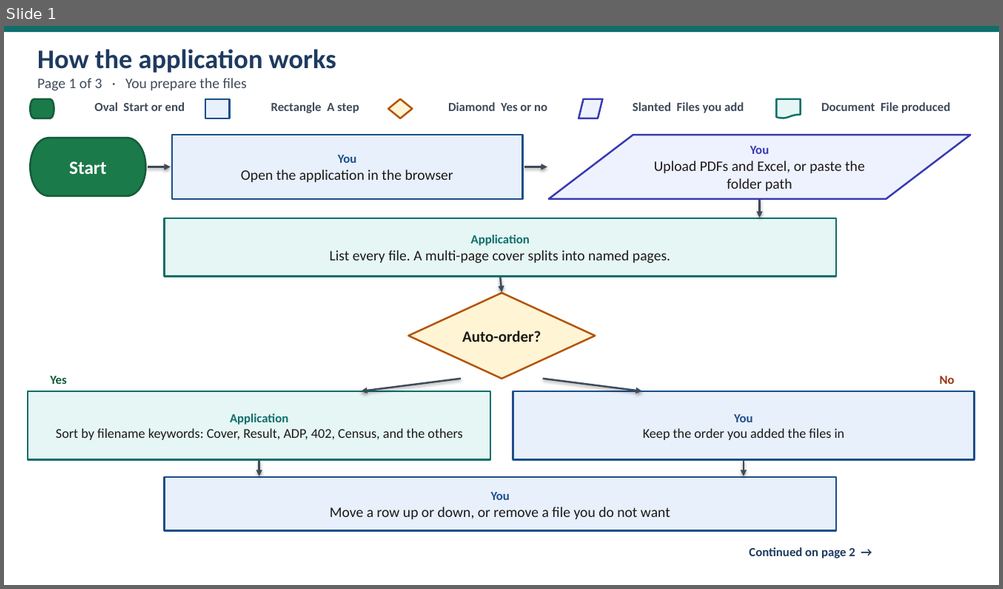
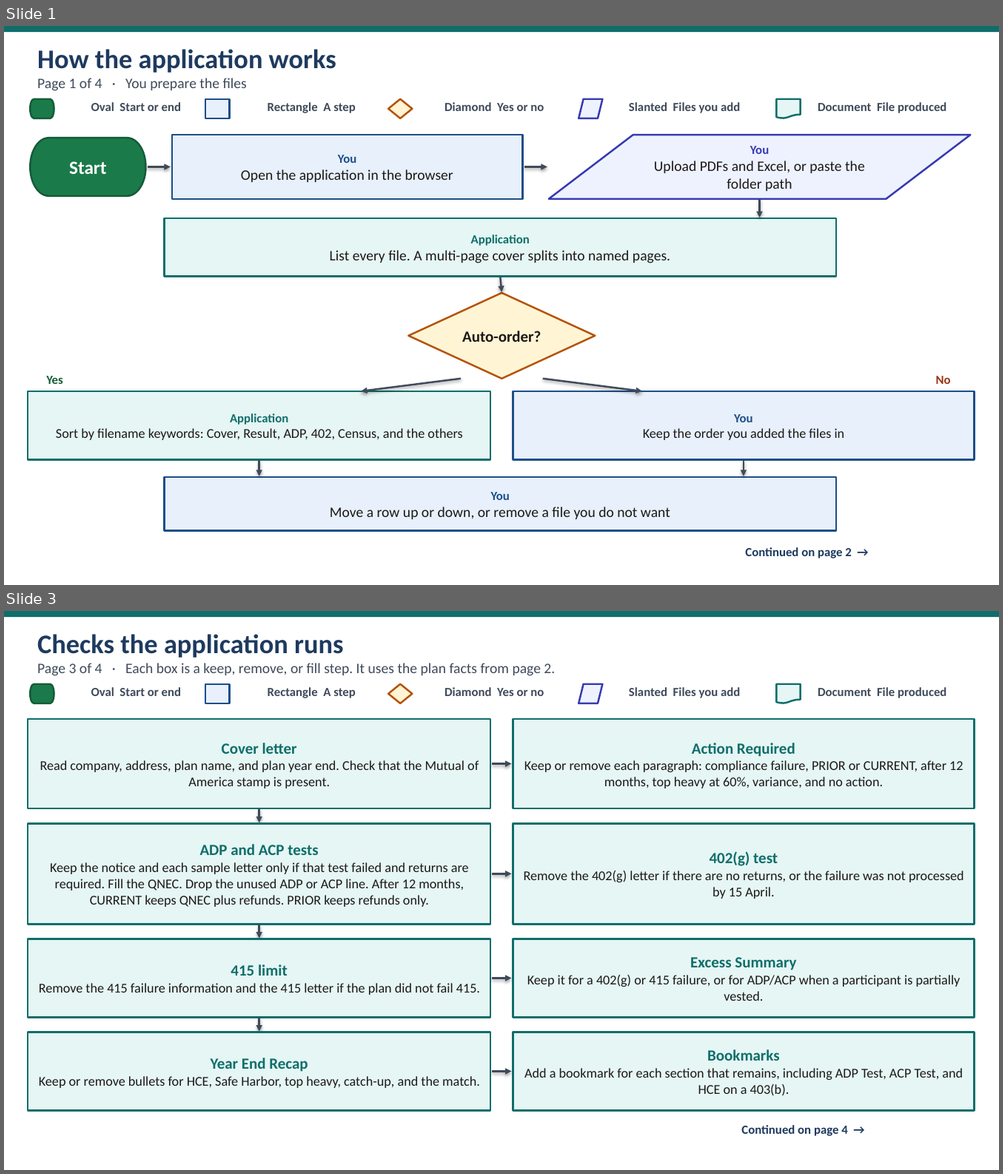
Before and after one commit to daminijaiswal1189-coder/document-processing-app, a slide deck: new-app/docs/Application-Flowchart.pptx. Shown one above the other, each under a label of ours: slide 1 before the commit, slides 1 and 3 after it; the slides between them are not shown. The pictures are 1003x589 and 1003x1174 pixels, drawn with LibreOffice and Linux fonts; fonts in the diff are those of the drawing. Boxes give left, top, right and bottom in pixels: in the first picture for what was removed or moved away, otherwise in the second. Text is boxed around its words. In the diff, an @@ line names an element or a change of style, - is before the commit and + after.

```diff
--- a/new-app/docs/Application-Flowchart.pptx
+++ b/new-app/docs/Application-Flowchart.pptx
@@ slide 3 added at bbox=[4, 611, 999, 1170], background #FFFFFF @@
@@ rectangle added at bbox=[4, 611, 999, 617], fill #0F6E6B @@
@@ text added at bbox=[37, 634, 555, 676], 14 pt, text #3F4A5A @@
+Checks the application runs
+Page 3 of 4 · Each box is a keep, remove, or fill step. It uses the plan facts from page 2.
@@ pill shape added at bbox=[30, 684, 54, 703], fill #1B7A4A, outline #145C38 1.75 pt @@
@@ text added at bbox=[91, 687, 181, 696], 12 pt, text #3F4A5A, bold @@
+Oval Start or end
@@ rectangle added at bbox=[205, 684, 229, 703], fill #E7F0FB, outline #1D4E89 1.75 pt @@
@@ text added at bbox=[267, 687, 356, 698], 12 pt, text #3F4A5A, bold @@
+Rectangle A step
@@ diamond added at bbox=[388, 684, 412, 703], fill #FFF4D4, outline #B45309 1.75 pt @@
@@ text added at bbox=[444, 687, 543, 696], 12 pt, text #3F4A5A, bold @@
+Diamond Yes or no
@@ flow chart input output added at bbox=[578, 684, 603, 703], fill #EEF2FF, outline #373AB0 1.75 pt @@
@@ text added at bbox=[629, 687, 740, 698], 12 pt, text #3F4A5A, bold @@
+Slanted Files you add
@@ flow chart document added at bbox=[777, 684, 800, 703], fill #E5F6F4, outline #0F6E6B 1.75 pt @@
@@ text added at bbox=[817, 687, 946, 698], 12 pt, text #3F4A5A, bold @@
+Document File produced
@@ rectangle added at bbox=[28, 719, 490, 809], fill #E5F6F4, outline #0F6E6B 1.75 pt, 13 pt, text #1C1917 @@
+Cover letter
+Read company, address, plan name, and plan year end. Check that the Mutual of America stamp is present.
@@ rectangle added at bbox=[513, 719, 974, 809], fill #E5F6F4, outline #0F6E6B 1.75 pt, 13 pt, text #1C1917 @@
+Action Required
+Keep or remove each paragraph: compliance failure, PRIOR or CURRENT, after 12 months, top heavy at 60%, variance, and no action.
@@ arrow added from (492, 764) to (512, 764), #3F4A5A 1.75 pt @@
@@ arrow added from (259, 809) to (259, 823), #3F4A5A 1.75 pt @@
@@ rectangle added at bbox=[28, 823, 490, 924], fill #E5F6F4, outline #0F6E6B 1.75 pt, 13 pt, text #1C1917 @@
+ADP and ACP tests
+Keep the notice and each sample letter only if that test failed and returns are required. Fill the QNEC. Drop the unused ADP or ACP line. After 12 months, CURRENT keeps QNEC plus refunds. PRIOR keeps refunds only.
@@ rectangle added at bbox=[513, 823, 974, 924], fill #E5F6F4, outline #0F6E6B 1.75 pt, 13 pt, text #1C1917 @@
+402(g) test
+Remove the 402(g) letter if there are no returns, or the failure was not processed by 15 April.
@@ arrow added from (492, 874) to (512, 874), #3F4A5A 1.75 pt @@
@@ rectangle added at bbox=[28, 940, 490, 1017], fill #E5F6F4, outline #0F6E6B 1.75 pt, 13 pt, text #1C1917 @@
+415 limit
+Remove the 415 failure information and the 415 letter if the plan did not fail 415.
@@ arrow added from (259, 925) to (259, 939), #3F4A5A 1.75 pt @@
@@ rectangle added at bbox=[513, 940, 974, 1017], fill #E5F6F4, outline #0F6E6B 1.75 pt, 13 pt, text #1C1917 @@
+Excess Summary
+Keep it for a 402(g) or 415 failure, or for ADP/ACP when a participant is partially vested.
@@ arrow added from (492, 978) to (512, 978), #3F4A5A 1.75 pt @@
@@ arrow added from (259, 1019) to (259, 1032), #3F4A5A 1.75 pt @@
@@ rectangle added at bbox=[28, 1033, 490, 1111], fill #E5F6F4, outline #0F6E6B 1.75 pt, 13 pt, text #1C1917 @@
+Year End Recap
+Keep or remove bullets for HCE, Safe Harbor, top heavy, catch-up, and the match.
@@ rectangle added at bbox=[513, 1033, 974, 1111], fill #E5F6F4, outline #0F6E6B 1.75 pt, 13 pt, text #1C1917 @@
+Bookmarks
+Add a bookmark for each section that remains, including ADP Test, ACP Test, and HCE on a 403(b).
@@ arrow added from (492, 1071) to (512, 1071), #3F4A5A 1.75 pt @@
@@ text added at bbox=[741, 1125, 847, 1136], 12 pt, text #1E3A5F, bold @@
+Continued on page 4 →
@@ slide 1 changed as well @@
@@ text at bbox=[37, 78, 247, 91]: text changed @@
-Page 1 of 3 · You prepare the files
+Page 1 of 4 · You prepare the files
@@ 8 texts: place and size @@
-8 texts at bbox=[50, 102, 954, 559]
+8 texts at bbox=[46, 102, 950, 559]
```
Also in this commit, not shown: 2 other slides changed.
